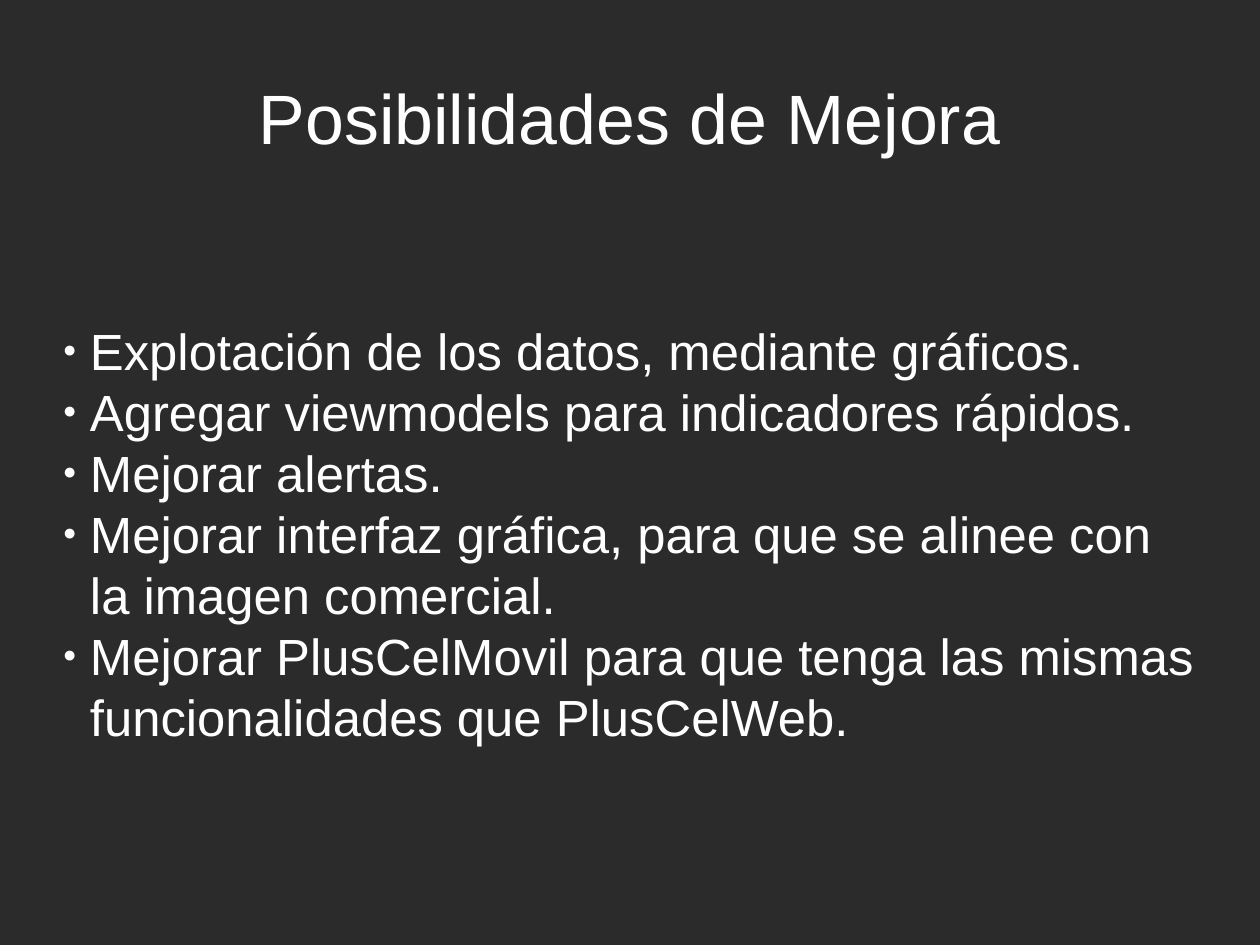
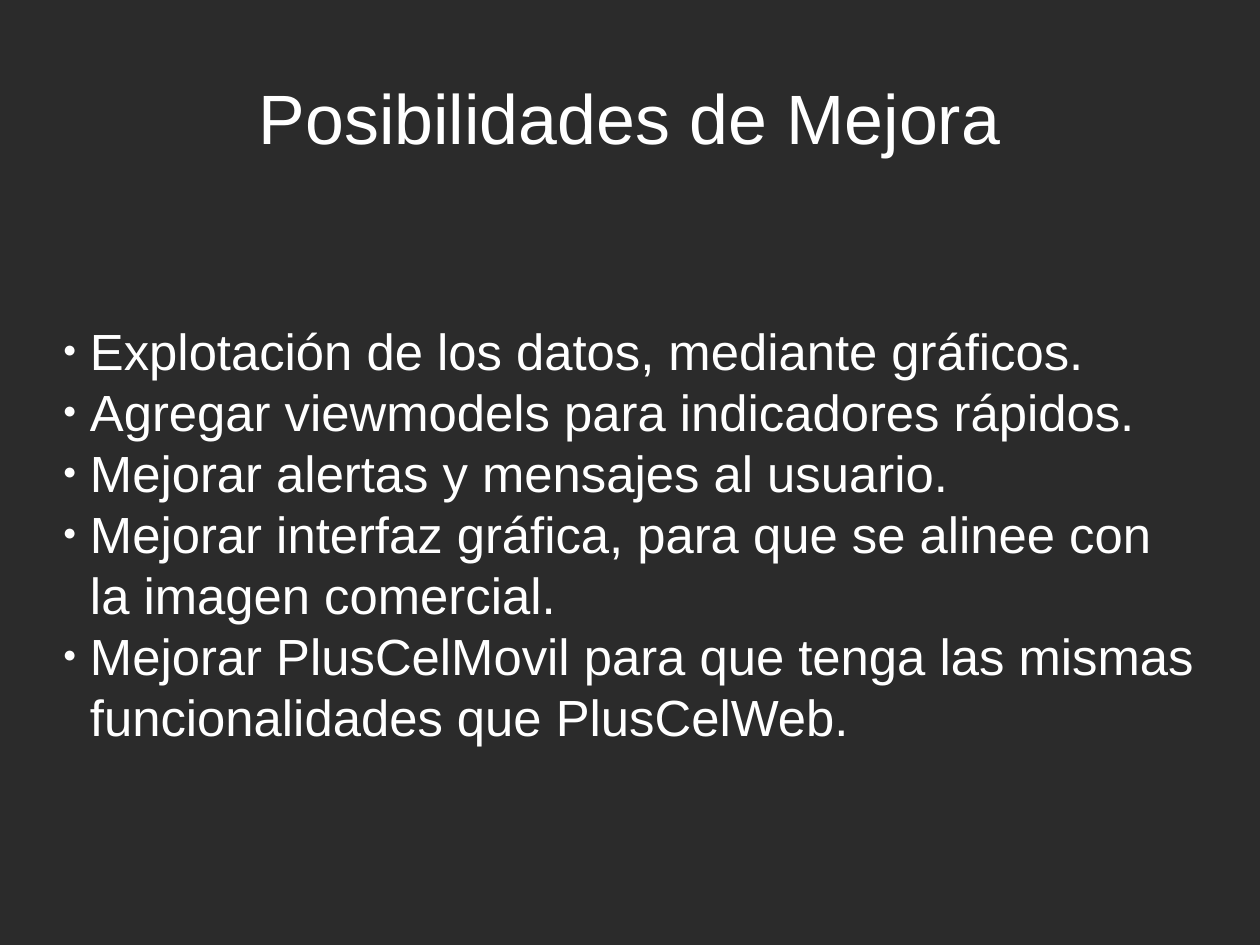
Before and after one commit to PlusCel/PlusCel, a slide deck: slide 20 of presentacion/PresentacionFinal.odp (slide 19 before the commit). Drawn at 1260x945 pixels with LibreOffice and Linux fonts; fonts in the diff are those of the drawing; background and template pictures are left out; a plain dark background stands for a picture behind light text. Boxes give left, top, right and bottom in pixels: in the first picture for what was removed or moved away, otherwise in the second. Text is boxed around its words. In the diff, an @@ line names an element or a change of style, - is before the commit and + after.

```diff
--- a/presentacion/PresentacionFinal.odp
+++ b/presentacion/PresentacionFinal.odp
@@ subtitle at bbox=[90, 455, 948, 502]: text changed @@
-● Mejorar alertas.
+● Mejorar alertas y mensajes al usuario.
```
Also in this commit, not shown: 6 other slides changed, 4 slides added, 3 slides removed, 8 other files.
